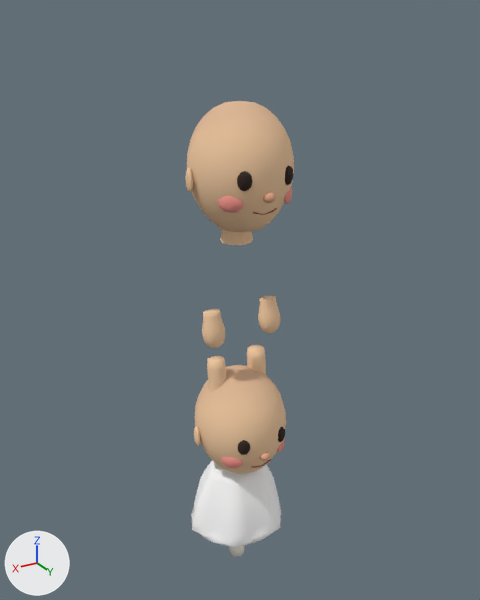
An edit to the Blender file packages/client/assets/monk/monk.blend, drawn before and after from the same camera.
One viewpoint serves both versions: a 50 mm lens placed at (0.913, 1.544, 1.35), pointed at (-0.03, -0.027, 0.564). Lighting does not change. The marker at lower left points along +X, +Y and +Z. The first picture is the older version. The same objects are shown in both versions, whatever each file hides.

The first picture shows 'face', 'face_0', 'hand_0', 'hand_1', 'head', 'head_0', 'leg', 'leg_0', 'leg_1', 'skirt'.
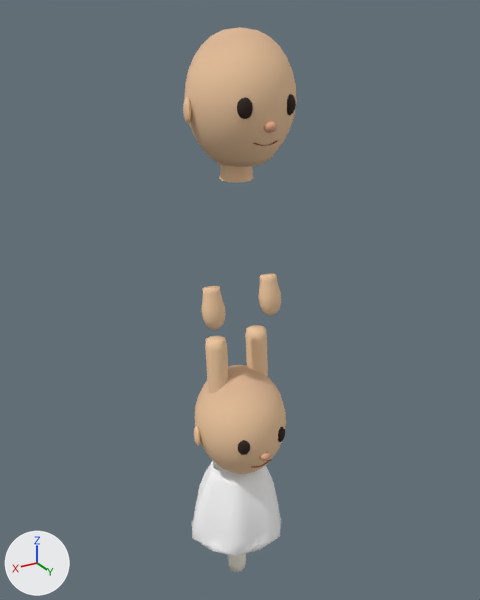
The edits, one by one:
me_skirt_mesh is used by ob_skirt; location (0.0, 0.0, 0.0).
me_skirt_mesh had 217 vertices, 216 faces and spanned x -0.169..0.169, y -0.147..0.147, z -0.212..0.0.
me_skirt_mesh now has 217 vertices, 216 faces and spans x -0.169..0.169, y -0.147..0.147, z -0.248..0.0.
me_skirt_mesh part 1: all 192 vertices in x -0.169..0.169, y -0.147..0.147, z -0.212..-0.021 are scaled about their middle by (1, 1, 1.18), then moved by (0.0, 0.0, -0.02).
me_leg_mesh is used by ob_leg; location (0.0, 0.0, 0.0).
me_leg_mesh had 91 vertices, 96 faces and spanned x -0.035..0.035, y -0.035..0.035, z -0.374..-0.008.
me_leg_mesh now has 91 vertices, 96 faces and spans x -0.041..0.041, y -0.041..0.041, z -0.44..-0.008.
me_leg_mesh part 2: the loose piece of 58 vertices spanning x -0.035..0.035, y -0.035..0.035, z -0.374..-0.178 is scaled about its middle by (1.15, 1.15, 1), then moved by (0.0, 0.0, -0.066).
me_leg_mesh part 3: 32 of 91 vertices moved; they spanned x -0.03..0.03, y -0.03..0.03, z -0.19..-0.008 and now span x -0.034..0.034, y -0.034..0.034, z -0.256..-0.008; mean shift (0.0, 0.0, -0.033); largest move (0.02, 0.02, -0.12) -> (0.023, 0.023, -0.186).
Object 'head_0' (ob_head_0) moves from (0.0, 0.0, 0.791) to (0.0, 0.0, 0.965).
Object 'face_0' (ob_face_0) moves from (0.0, 0.0, 0.791) to (0.0, 0.0, 0.965).
Object 'hand_0' (ob_hand_0) moves from (-0.095, 0.027, 0.555) to (-0.095, 0.027, 0.627).
Object 'hand_1' (ob_hand_1) moves from (0.095, 0.027, 0.555) to (0.095, 0.027, 0.627).
Object 'leg_0' (ob_leg_0) moves from (-0.07, 0.0, 0.412) to (-0.07, 0.0, 0.478).
Object 'leg_1' (ob_leg_1) moves from (0.07, 0.0, 0.412) to (0.07, 0.0, 0.478).

Where the change shows, as pixel boxes (x1, y1, x2, y2) in the pictures (480 x 600 px; the box of a moved part takes in the faces that stretch with it):
'head_0', moved: before (185, 101, 294, 245); after (183, 27, 297, 183)
'skirt', reshaped (9% taller): before (191, 460, 282, 547); after (192, 461, 281, 556)
'face_0', moved: before (218, 165, 294, 215); after (237, 94, 296, 146)
'hand_1', moved: before (202, 309, 225, 348); after (201, 286, 226, 330)
'leg_1', reshaped, moved (20% wider, 18% taller): before (207, 356, 226, 470); after (205, 336, 228, 471)
'hand_0', moved: before (258, 296, 280, 333); after (258, 273, 281, 315)
'leg_0', reshaped, moved: before (247, 345, 266, 375); after (245, 325, 268, 376)
'leg', reshaped: before (229, 545, 245, 557); after (228, 553, 246, 572)
part 2 of me_leg_mesh, moved or reshaped (mostly hidden): before (214, 462, 245, 557); after (212, 460, 246, 572)
part 3 of me_leg_mesh, moved or reshaped: before (207, 345, 266, 392); after (205, 325, 268, 394)
